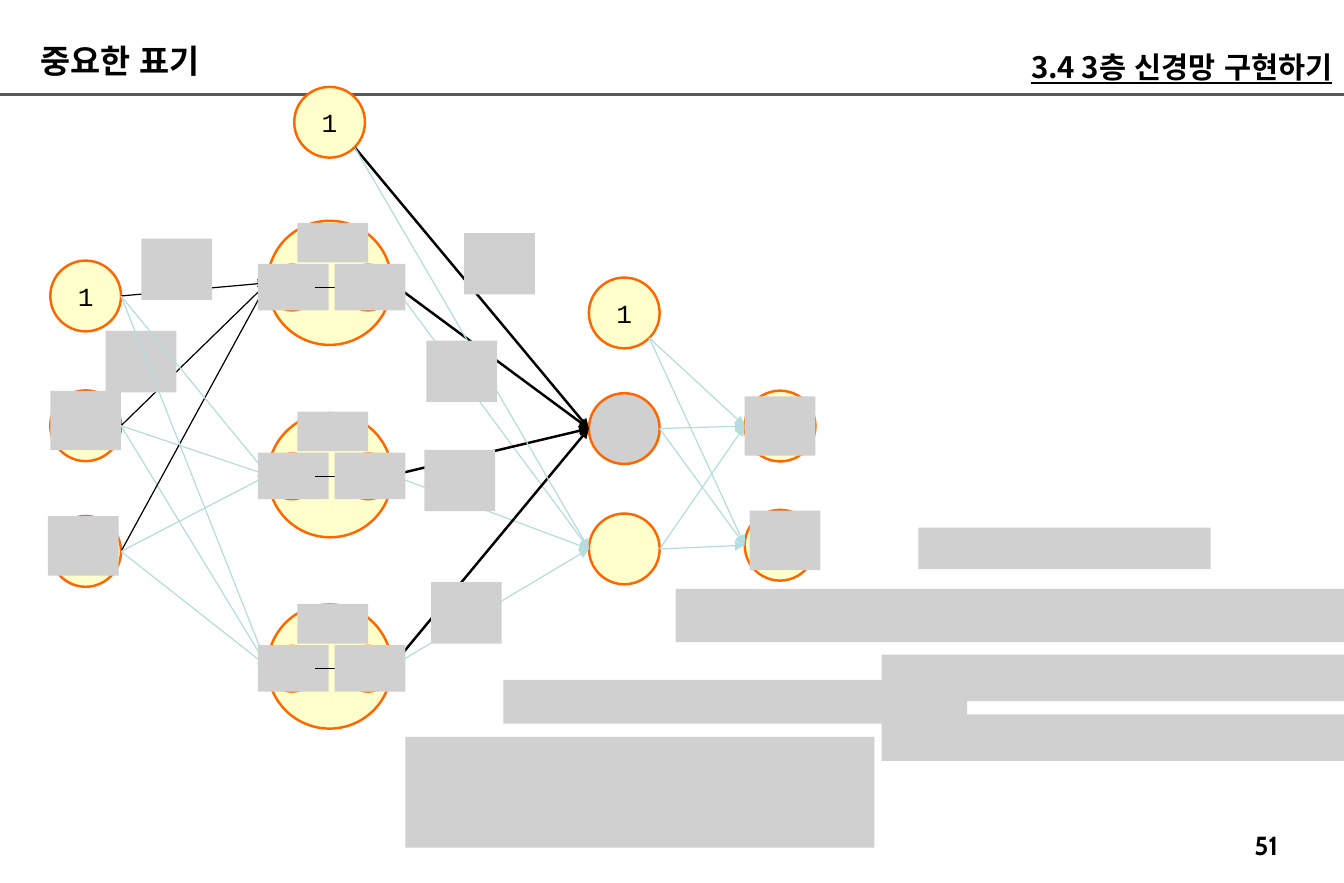
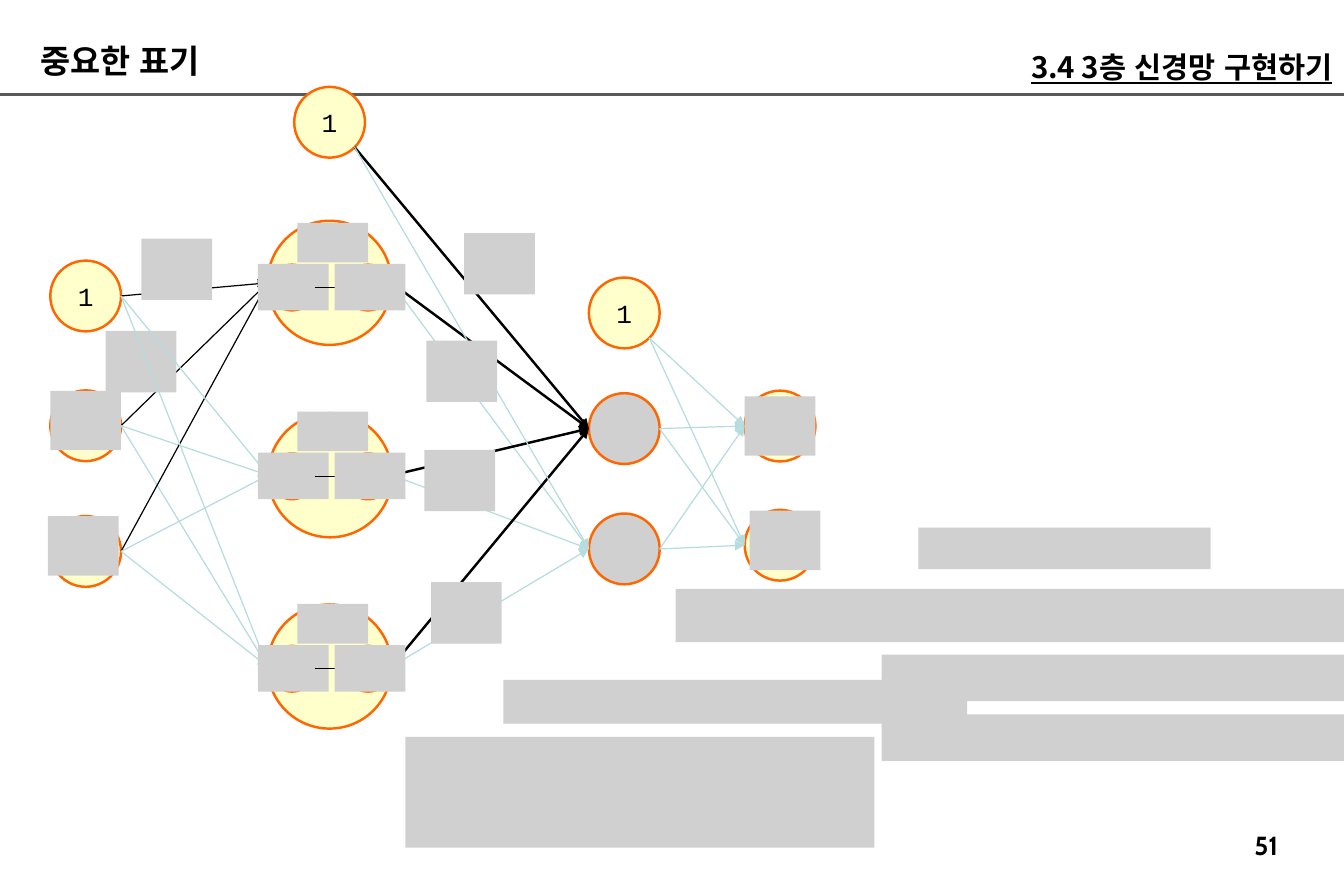
Before and after one commit to imguru-mooc/AI_Basic, a slide deck: slide 51 of 인공지능_2(판서).pptx. Drawn at 1344x883 pixels with LibreOffice and Linux fonts; fonts in the diff are those of the drawing; grey boxes stand for pictures. Boxes give left, top, right and bottom in pixels: in the first picture for what was removed or moved away, otherwise in the second. Text is boxed around its words. In the diff, an @@ line names an element or a change of style, - is before the commit and + after.

```diff
--- a/인공지능_2(판서).pptx
+++ b/인공지능_2(판서).pptx
@@ ellipse removed at (x1=588, y1=513, x2=659, y2=584) @@
@@ picture added at (x1=588, y1=513, x2=659, y2=584) @@
```
Also in this commit, not shown: 6 other slides changed, 17 slides added.
